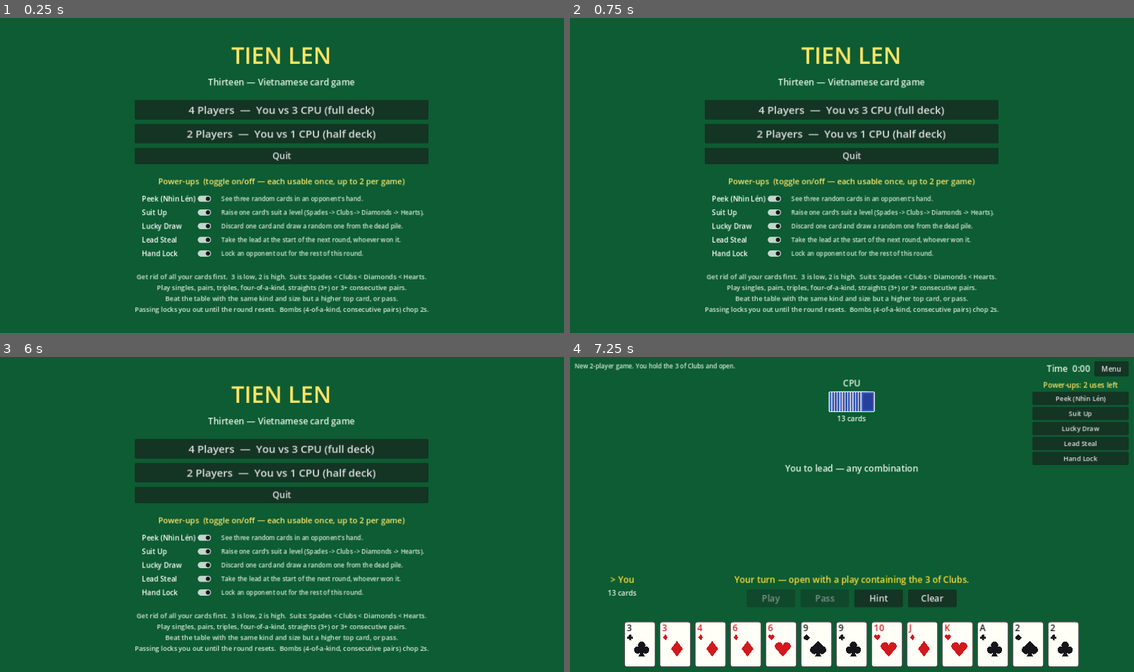
Above: before the commit, frames 1-4 (two rows, left to right).
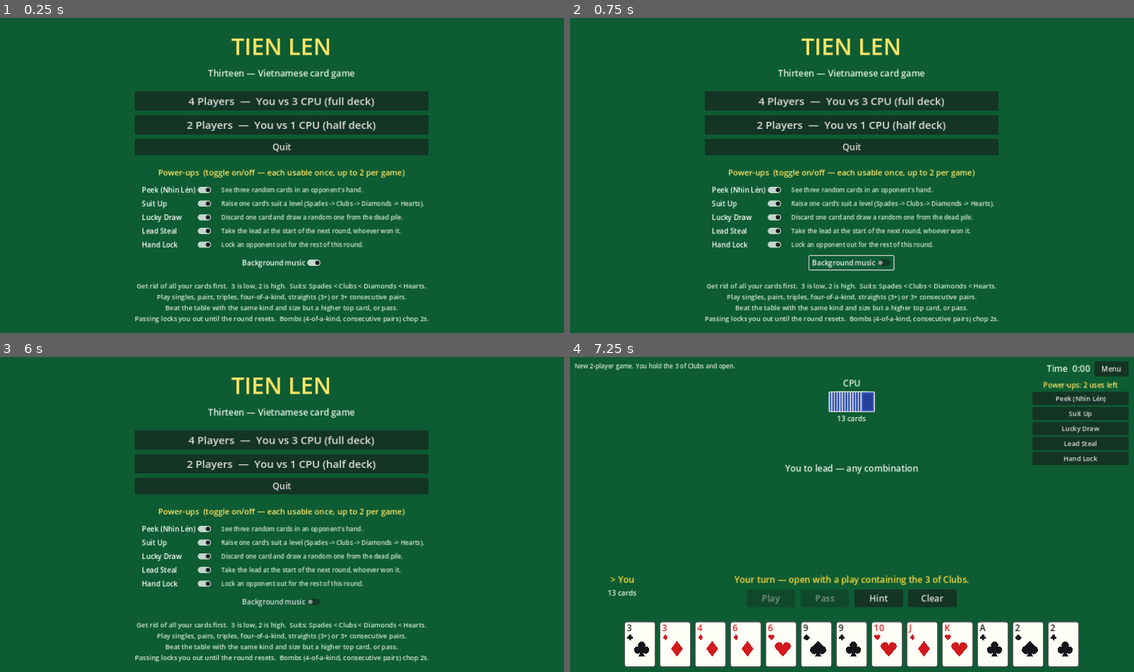
Above: after the commit, the same moments.

Repository: kyogic/13-card-game
Game: Godot game, scene res://scenes/main.tscn
Same seed, same stepped clock (60 frames per second), same inputs: the game is played once before the commit and once after it.
Inputs (mouse positions are in pixels of both pictures, inside the frame that each line leads up to):
- Up to frame 1 (0.25 s): no input
- Up to frame 2 (0.75 s): click (852, 263) at 0.5 s, where only the run after the commit has a clickable "Background music"
- Up to frame 3 (6 s): click "4 Players — You vs 3 CPU (ful…" at 1.25 s; click "Peek (Nhìn Lén)" at 2 s; click "Pass" at 2.75 s; click "Lead Steal" at 3.5 s; click "Peek (Nhìn Lén)" at 4.25 s; click "Peek (Nhìn Lén)" at 5 s; click "Menu" at 5.75 s
- Up to frame 4 (7.25 s): click "2 Players — You vs 1 CPU (hal…" at 6.5 s

The runs differ from the first frame. In frame 1, 17% of the frame differs, in the area x 23-77%, y 6-97%; in frame 2, 17%; in frame 3, 17%; in frame 4, nothing differs.

Commit message:
Play cardgame song as looping background music with a menu toggle
Co-Authored-By: Claude Opus 5.5 <noreply@anthropic.com>
Claude-Session: https://claude.ai/code/session_014DXRZL11i9gK84TREh4B5Z

Diff:
--- a/scripts/main.gd
+++ b/scripts/main.gd
@@ -4,6 +4,7 @@
 const Rules := preload("res://scripts/rules.gd")
 const AI := preload("res://scripts/ai.gd")
 const CardView := preload("res://scripts/card_view.gd")
+const MUSIC := preload("res://audio/cardgame_song.mp3")
 
 const HUMAN := 0
 var CPU_DELAY := 0.9
@@ -68,6 +69,7 @@
 var powerup_buttons := {}      # key -> Button
 var target_menu: PopupMenu
 var timer_label: Label
+var music_player: AudioStreamPlayer
 
 
 func _ready() -> void:
@@ -78,6 +80,7 @@
 	bg.color = Color(0.05, 0.36, 0.2)
 	bg.set_anchors_and_offsets_preset(Control.PRESET_FULL_RECT)
 	add_child(bg)
+	_start_music()
 	_build_menu()
 	_build_table()
 	_build_overlay()
@@ -128,6 +131,14 @@
 	var grid_center := CenterContainer.new()
 	grid_center.add_child(grid)
 	box.add_child(grid_center)
+	var music_toggle := CheckButton.new()
+	music_toggle.text = "Background music"
+	music_toggle.button_pressed = true
+	music_toggle.add_theme_font_size_override("font_size", 16)
+	music_toggle.toggled.connect(func(on): music_player.stream_paused = not on)
+	var music_center := CenterContainer.new()
+	music_center.add_child(music_toggle)
+	box.add_child(music_center)
 	box.add_child(_spacer(6))
 	var rules := _make_label(
 		"Get rid of all your cards first.  3 is low, 2 is high.  Suits: Spades < Clubs < Diamonds < Hearts.\n" +
@@ -324,6 +335,17 @@
 	return c
 
 
+## Background song loops for the whole session, across menu and games.
+func _start_music() -> void:
+	var stream: AudioStreamMP3 = MUSIC.duplicate()
+	stream.loop = true
+	music_player = AudioStreamPlayer.new()
+	music_player.stream = stream
+	music_player.volume_db = -6.0
+	add_child(music_player)
+	music_player.play()
+
+
 func _show_menu() -> void:
 	game_id += 1
 	target_menu.hide()
Not shown, changed: README.md
Not shown, added: audio/cardgame_song.mp3
